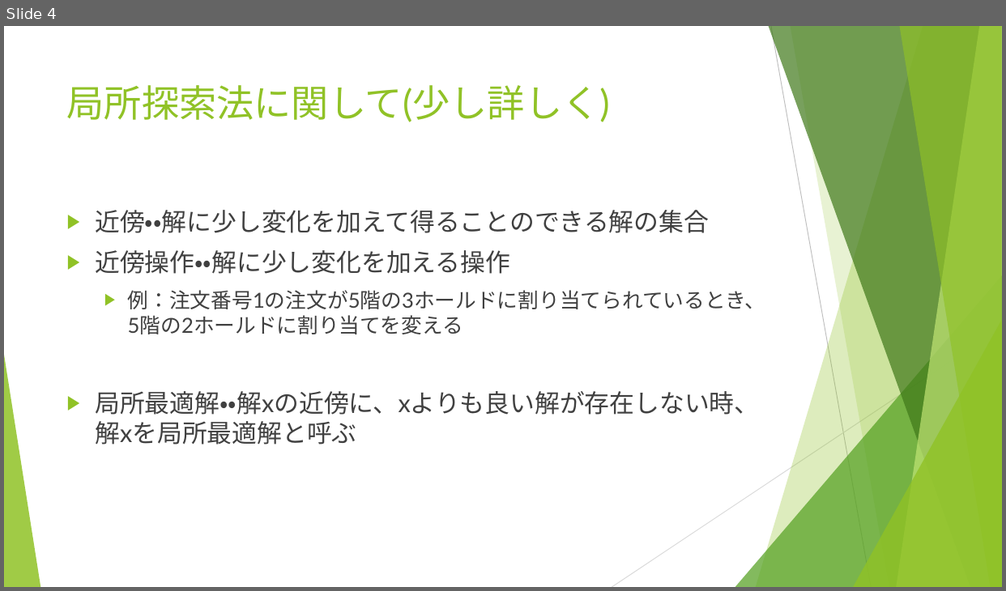
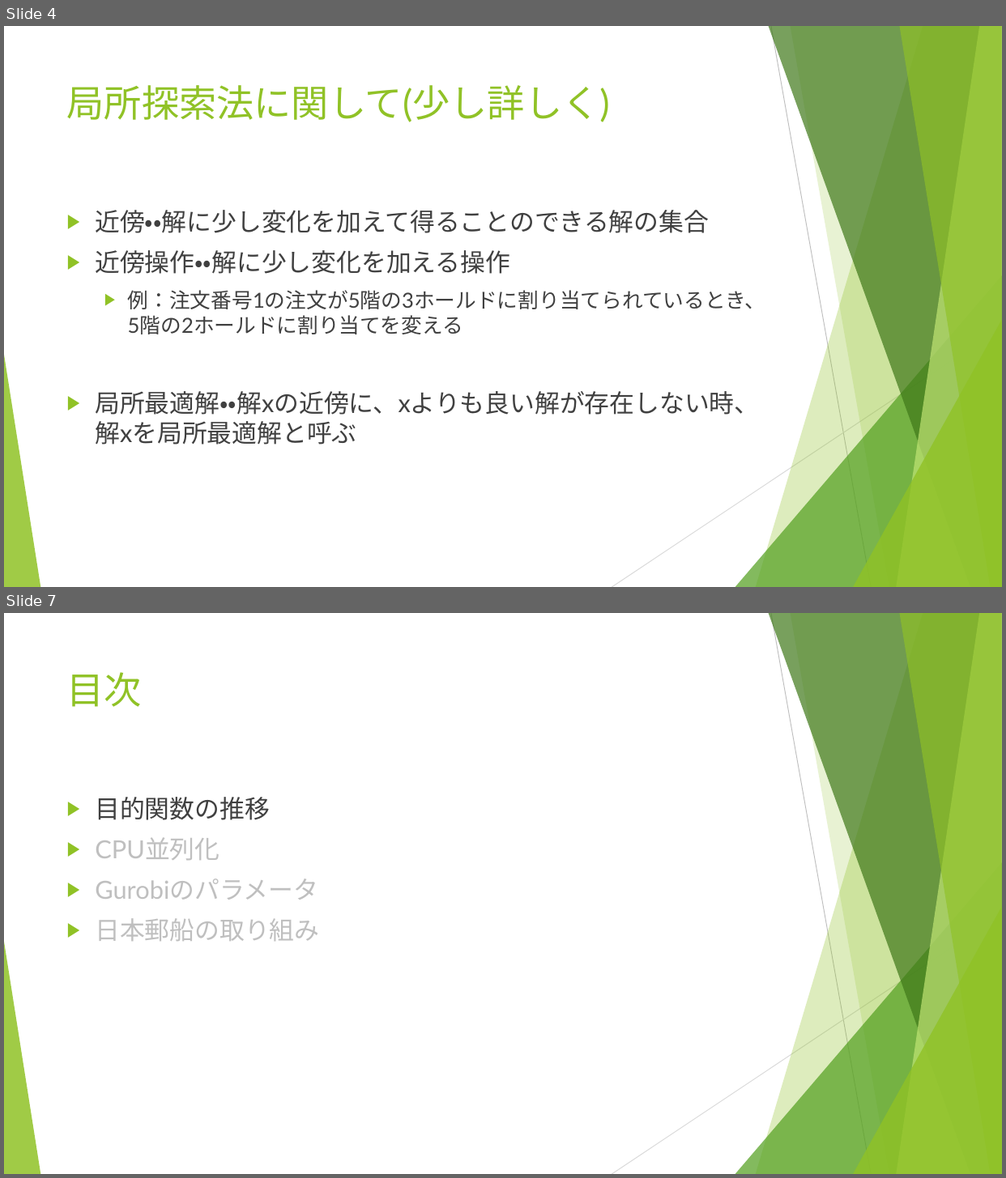
Before and after one commit to r-kurosu/kline_new, a slide deck: 11_30_共有資料.pptx. Shown one above the other, each under a label of ours: slide 4 before the commit, slides 4 and 7 after it; the slides between them are not shown. The pictures are 1006x591 and 1006x1178 pixels, drawn with LibreOffice and Linux fonts; fonts in the diff are those of the drawing. Boxes give left, top, right and bottom in pixels: in the first picture for what was removed or moved away, otherwise in the second. Text is boxed around its words. In the diff, an @@ line names an element or a change of style, - is before the commit and + after.

Commit message:
gurobiの目的関数の推移を図にして載せた

```diff
--- a/11_30_共有資料.pptx
+++ b/11_30_共有資料.pptx
@@ slide 7 added at (4,613,1002,1174), background #FFFFFF; not listed: 10 template elements that a slide beside it also shows @@
@@ title added at (67,672,142,707), 36 pt, text #90C226 @@
+目次
@@ text added at (95,797,319,941), 24 pt, text #BFBFBF @@
+▶ 目的関数の推移
+▶ CPU並列化
+▶ Gurobiのパラメータ
+▶ 日本郵船の取り組み
```
Also in this commit, not shown: 1 slide changed, 3 other slides added.
